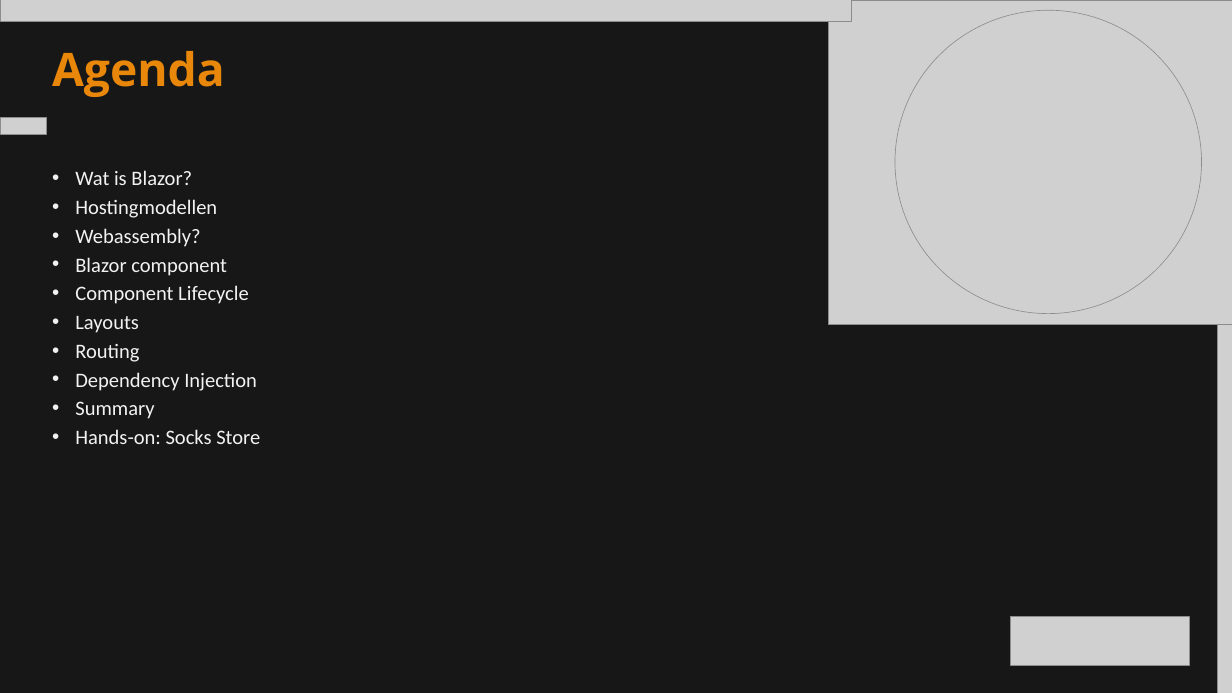
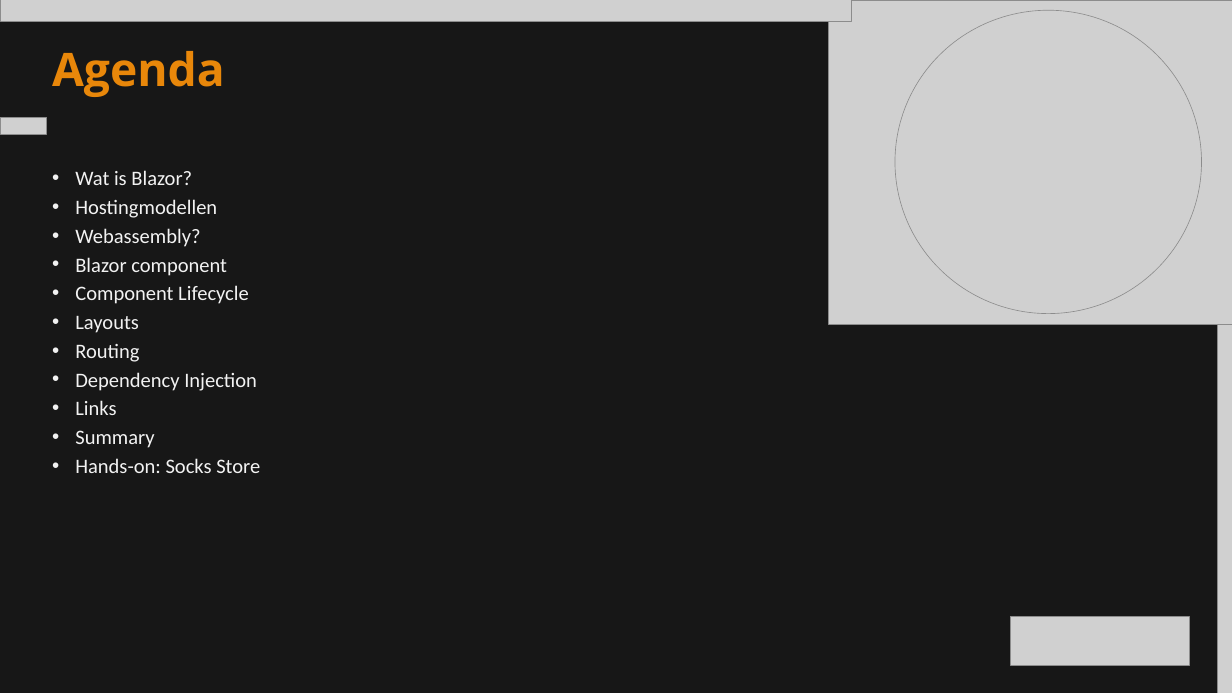
Before and after one commit to itenium-be/Blazor, a slide deck: slide 3 of Blazor-Intro.pptx. Drawn at 1232x693 pixels with LibreOffice and Linux fonts; fonts in the diff are those of the drawing; grey boxes stand for pictures. Boxes give left, top, right and bottom in pixels: in the first picture for what was removed or moved away, otherwise in the second. Text is boxed around its words. In the diff, an @@ line names an element or a change of style, - is before the commit and + after.

Commit message:
Update ppt

```diff
--- a/Blazor-Intro.pptx
+++ b/Blazor-Intro.pptx
@@ text at [75,400,116,415]: paragraph added @@
+• Links
```
Also in this commit, not shown: 1 slide added.
